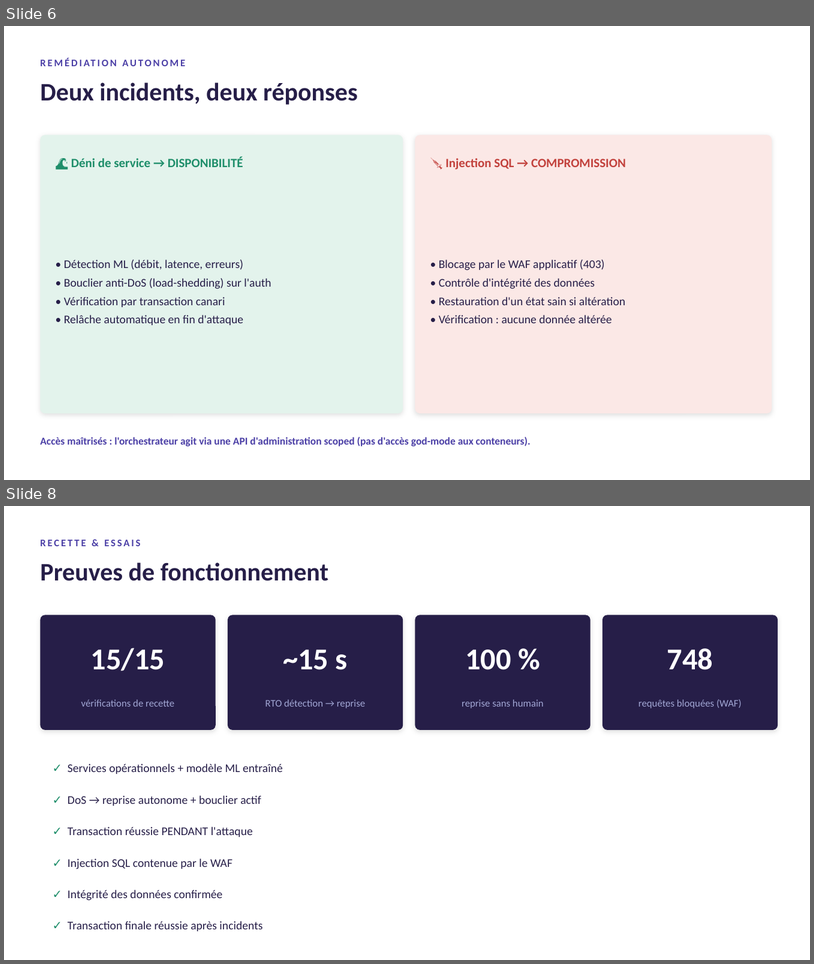
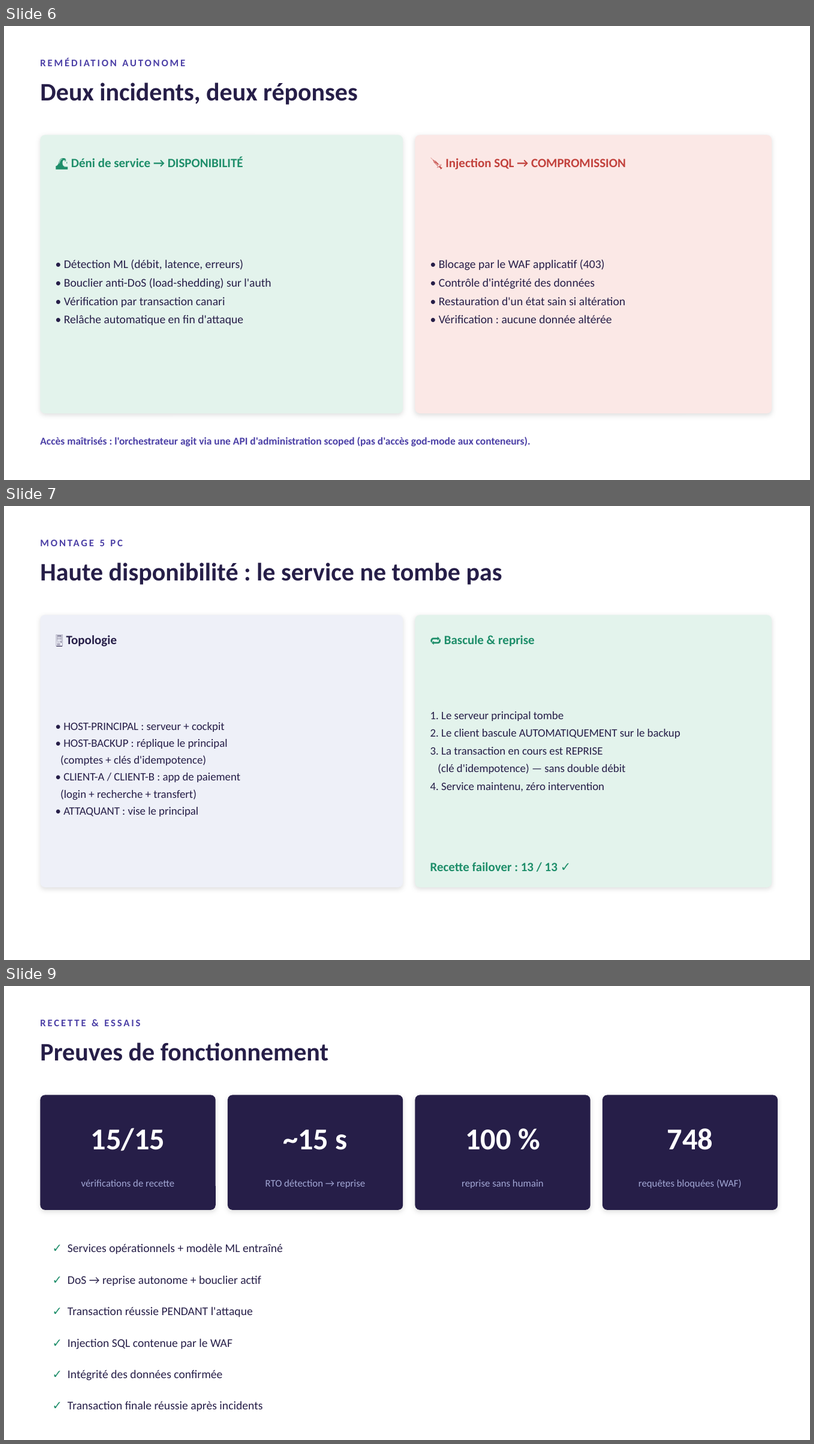
Before and after one commit to bigwihodari/Resilience-Alpha, a slide deck: livrables/Presentation-RESILIENCE-ALPHA.pptx. Shown one above the other, each under a label of ours: slides 6 and 8 before the commit, slides 6, 7 and 9 after it; the slides between them are not shown. The pictures are 814x964 and 814x1444 pixels, drawn with LibreOffice and Linux fonts; fonts in the diff are those of the drawing. Boxes give left, top, right and bottom in pixels: in the first picture for what was removed or moved away, otherwise in the second. Text is boxed around its words. In the diff, an @@ line names an element or a change of style, - is before the commit and + after.

```diff
--- a/livrables/Presentation-RESILIENCE-ALPHA.pptx
+++ b/livrables/Presentation-RESILIENCE-ALPHA.pptx
@@ slide 7 added at (4,506,810,960), background #FFFFFF @@
@@ text added at (100,540,105,546), 12 pt, text #4B3FA6, bold @@
+MONTAGE 5 PC
@@ text added at (40,562,503,585), 30 pt, text #261E48, bold @@
+Haute disponibilité : le service ne tombe pas
@@ rounded rectangle added at (40,615,403,887), fill #EEF0F8 @@
@@ rounded rectangle added at (416,615,772,887), fill #E3F3EC @@
@@ text added at (66,635,117,646), 15 pt, text #261E48, bold @@
+🖥️ Topologie
@@ text added at (444,635,535,646), 15 pt, text #1E8E6A, bold @@
+🔁 Bascule & reprise
@@ text added at (431,711,681,791), 13.5 pt, text #261E48 @@
+1. Le serveur principal tombe
+2. Le client bascule AUTOMATIQUEMENT sur le backup
+3. La transaction en cours est REPRISE
+(clé d'idempotence) — sans double débit
+4. Service maintenu, zéro intervention
@@ text added at (60,722,240,816), 13.5 pt, text #261E48 @@
+• HOST-PRINCIPAL : serveur + cockpit
+• HOST-BACKUP : réplique le principal
+(comptes + clés d'idempotence)
+• CLIENT-A / CLIENT-B : app de paiement
+(login + recherche + transfert)
+• ATTAQUANT : vise le principal
@@ text added at (431,862,558,871), 15 pt, text #1E8E6A, bold @@
+Recette failover : 13 / 13 ✓
@@ what was slide 8 is now slide 9 @@
```
Also in this commit, not shown: 1 slide changed, 3 other files.
